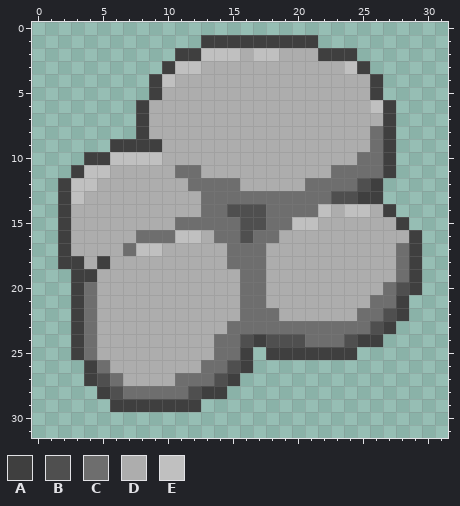
Pixel-art sprite -- Effects/fog.png. The picture above is the old version.
The file is 32x32 pixels. Colours within 5 levels of each other are drawn and written as one.
Palette (. is transparent): A #3f3f3f  B #4f4f4f  C #6e6e6e  D #adadad  E #c0c0c0
Pixels before, first column x 2:
 1 ...........AAAAAAAAA........
 2 .........AAEEEDEEDDDAAA.....
 3 ........AEEDDDDDDDDDDDEA....
 4 .......AEDDDDDDDDDDDDDDDA...
 5 .......ADDDDDDDDDDDDDDDDA...
 6 ......ADDDDDDDDDDDDDDDDDEA..
 7 ......ADDDDDDDDDDDDDDDDDDA..
 8 ......ADDDDDDDDDDDDDDDDDCA..
 9 ....AAAADDDDDDDDDDDDDDDDCA..
10 ..AAEEEEDDDDDDDDDDDDDDDCCA..
11 .AEEDDDDDCCDDDDDDDDDDCCCCA..
12 AEEDDDDDDDCCCCDDDDDCCCCBA...
13 AEDDDDDDDDDCCCCCCCCCCBBAA...
14 ADDDDDDDDDDCCBBBCCCCEDEEDA..
15 ADDDDDDDDCCCCCBBCCEEDDDDDDA.
16 ADDDDDCCCEEDCCBCCDDDDDDDDDDA
17 ADDDDCEEDDDDDCCCDDDDDDDDDDCA
18 AADADDDDDDDDDCCCDDDDDDDDDDCA
19 .AADDDDDDDDDDDCCDDDDDDDDDDCA
20 .ACDDDDDDDDDDDCCDDDDDDDDDCBA
21 .ACDDDDDDDDDDDCCDDDDDDDDCCA.
22 .ACDDDDDDDDDDDCCCDDDDDDCCBA.
23 .ACDDDDDDDDDDCCCCCCCCCCCBA..
24 .ACDDDDDDDDDCCBABBBCCCBAA...
25 .ACDDDDDDDDDCCA.AAAAAAA.....
26 ..ACDDDDDDDCCBA.............
27 ..ABCDDDDCCCBA..............
28 ...ABCCCCCBAA...............
29 ....AAAAAAA.................
And afterwards:
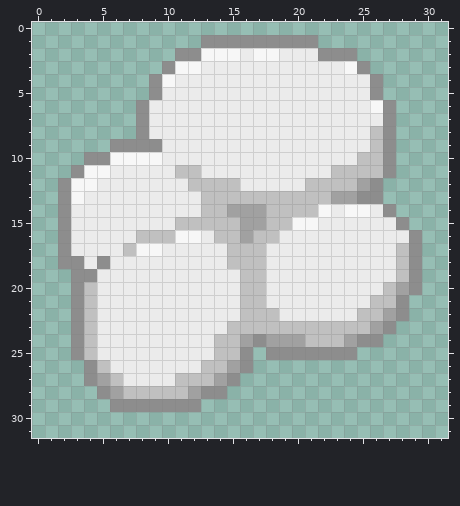
Diff:
colour A: #3f3f3f -> #8d8d8d
colour B: #4f4f4f -> #a1a1a1
colour C: #6e6e6e -> #c0c0c0
colour D: #adadad -> #ebebeb
colour E: #c0c0c0 -> #f7f7f7
